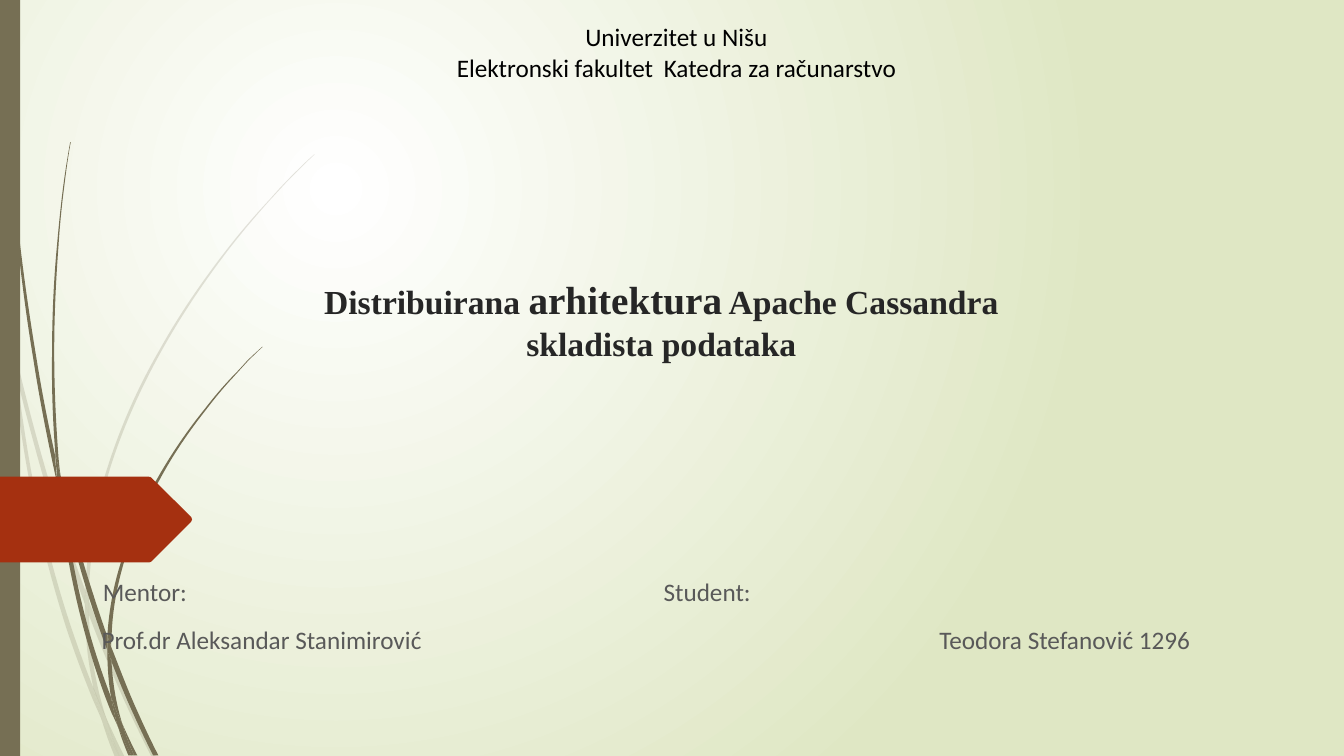
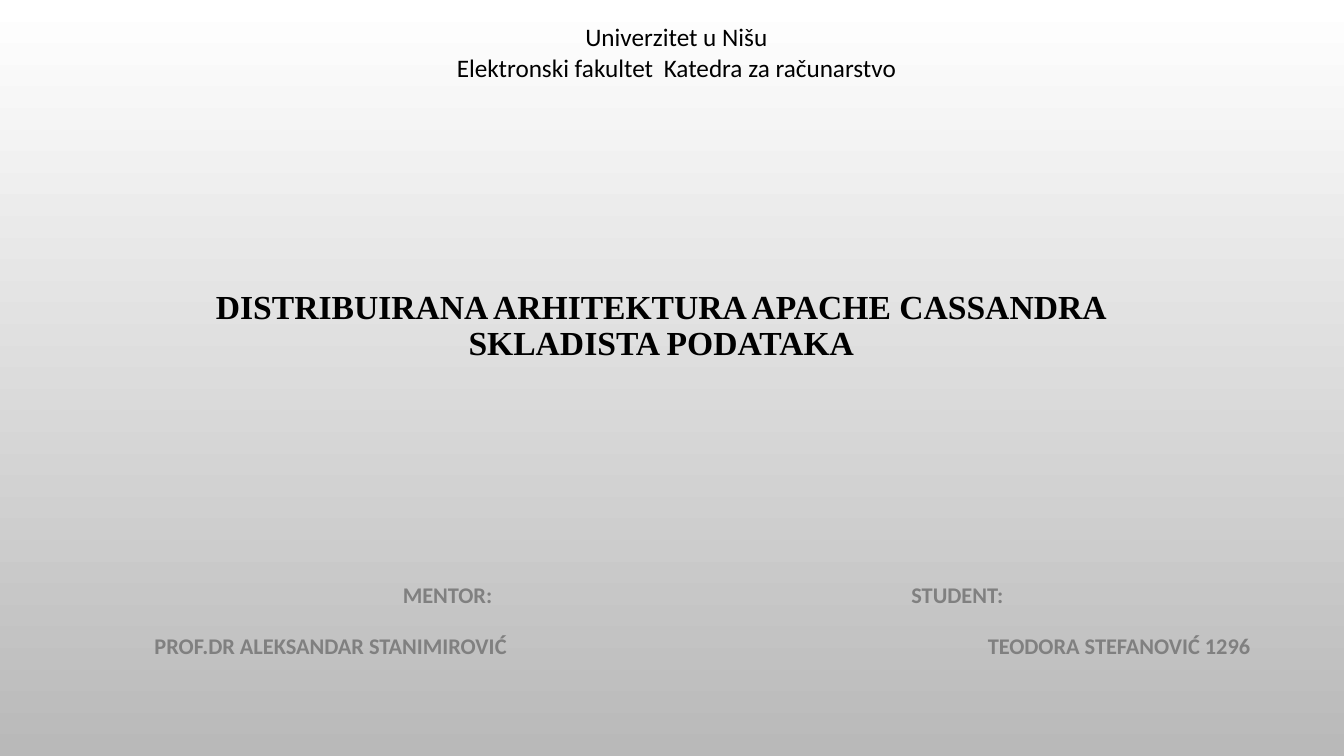
Before and after one commit to Teaa22/Baze, a slide deck: slide 1 of Seminarski 1.pptx. Drawn at 1344x756 pixels with LibreOffice and Linux fonts; fonts in the diff are those of the drawing; background and template pictures are left out. Boxes give left, top, right and bottom in pixels: in the first picture for what was removed or moved away, otherwise in the second. Text is boxed around its words. In the diff, an @@ line names an element or a change of style, - is before the commit and + after.

```diff
--- a/Seminarski 1.pptx
+++ b/Seminarski 1.pptx
@@ background gradient #FFFFFF to #DFE8C4 to picture (left out) @@
@@ rectangle removed at bbox=[0, 0, 20, 756] @@
@@ title at bbox=[216, 296, 1106, 356]: text changed; text colour #262626 to #000000 @@
-Distribuirana arhitektura Apache Cassandra
-skladista podataka
+DISTRIBUIRANA ARHITEKTURA APACHE CASSANDRA
+SKLADISTA PODATAKA
@@ freeform shape removed at bbox=[0, 477, 193, 563] @@
@@ subtitle at bbox=[154, 588, 1250, 654]: text changed; size 18 to 16 pt; text colour #595959 to #808080; bold on @@
-Mentor: Student:
-Prof.dr Aleksandar Stanimirović Teodora Stefanović 1296
+MENTOR: STUDENT:
+PROF.DR ALEKSANDAR STANIMIROVIĆ TEODORA STEFANOVIĆ 1296
@@ group removed at bbox=[0, 154, 315, 756]: 10 freeform shapes @@
@@ group removed at bbox=[3, 0, 262, 756]: 12 freeform shapes @@
```
Also in this commit, not shown: 8 other slides changed, 2 slides added, 5 other files.
